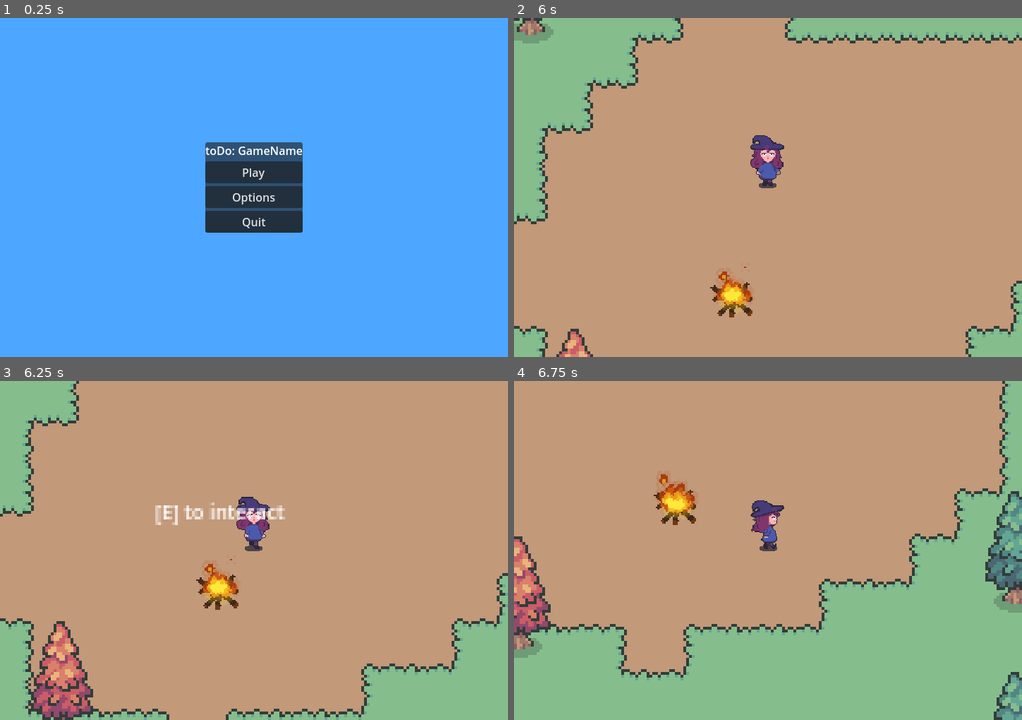
Above: before the commit, frames 1-4 (two rows, left to right).
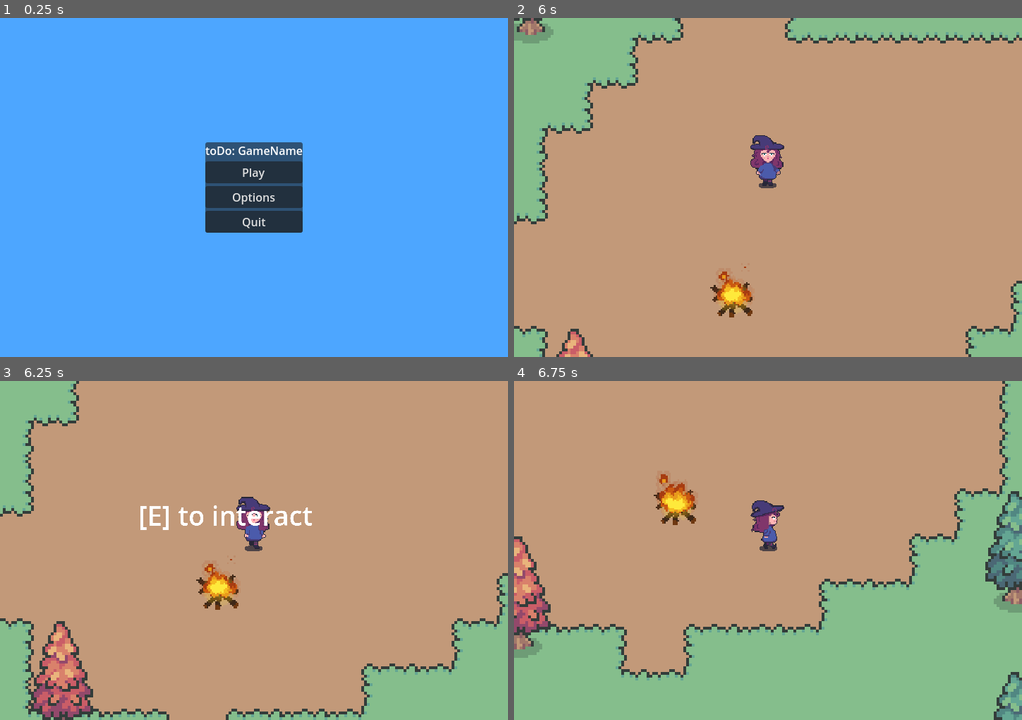
Above: after the commit, the same moments.

Repository: Sopheruss/ForestOfWonders_KikisAdventure
Game: Godot game, scene res://MenuStuff/MenuScenes/menu.tscn
Two runs of this game, one before a commit and one after it. Both use one fixed random seed, a clock stepped at 60 frames per second and the inputs below.
Inputs:
- Up to frame 1 (0.25 s): no input
- Up to frame 2 (6 s): click "Play" at 0.5 s; hold D (right) 1.28-2.03 s; hold E (interact) 1.28-2.03 s; hold S (down) 2.03-2.78 s; tap E (interact) at 2.1, 3.6, 5.1 s; hold D (right) 2.78-3.53 s; hold E (interact) 2.78-3.53 s; hold W (up) 3.53-4.28 s; hold E (interact) 4.28-5.03 s; hold A (left) 4.28-5.78 s; hold S (down) from 5.78 s (still down); hold E (interact) from 5.78 s (still down)
- Up to frame 3 (6.25 s): keep holding S (down); keep holding E (interact)
- Up to frame 4 (6.75 s): release S (down) at 6.53 s; release E (interact) at 6.53 s; hold D (right) from 6.53 s (still down); tap E (interact) at 6.6 s

Frames 1-2 are identical in both runs. In frame 3, 1.1% of the frame differs, in the area x 27-62%, y 35-44%; in frame 4, nothing differs.

Commit message:
font & label changes
change: label font size and scaling to fix blurry-effect
change: interaction-manager -> label-pos. calculation now considers proper scaling

Diff:
--- a/interaction/interactionManager.tscn
+++ b/interaction/interactionManager.tscn
@@ -10,11 +10,13 @@
 anchors_preset = 5
 anchor_left = 0.5
 anchor_right = 0.5
-offset_left = -52.5
-offset_right = 52.5
-offset_bottom = 23.0
+offset_left = -60.0
+offset_top = 29.0
+offset_right = 919.0
+offset_bottom = 234.0
 grow_horizontal = 2
-theme_override_font_sizes/font_size = 7
+scale = Vector2(0.0631998, 0.0631998)
+theme_override_font_sizes/font_size = 150
 text = "[E] to interact"
 horizontal_alignment = 1
 vertical_alignment = 1
--- a/interaction/interaction_manager.gd
+++ b/interaction/interaction_manager.gd
@@ -26,9 +26,17 @@
 	if active_areas.size() > 0 && can_interact:
 		active_areas.sort_custom(_sort_by_distance_to_player)
 		label.text = base_text + active_areas[0].action_name
+		# get scaled size of label
+		var text_rect = label.get_rect()
+		var scaled_width = text_rect.size.x * label.scale.x
+		var scaled_height = text_rect.size.y * label.scale.y
+
 		label.global_position = active_areas[0].global_position
-		label.global_position.y -= 15
-		label.global_position.x -= label.size.x / 2
+		#label.global_position.y -= 150
+		#label.global_position.x -= label.get_rect().size.x / 2
+
+		label.global_position.y -= (150 * label.scale.y)  # Adjust Y position with scale
+		label.global_position.x -= (scaled_width + 50 / 2)  # Center horizontally with scale
 		label.show()
 	else:
 		label.hide()
